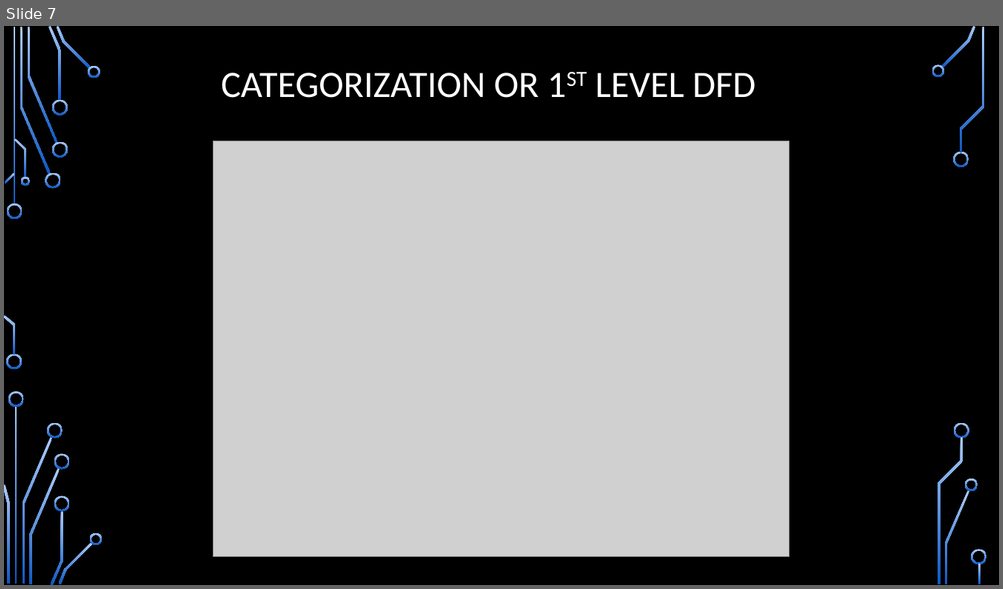
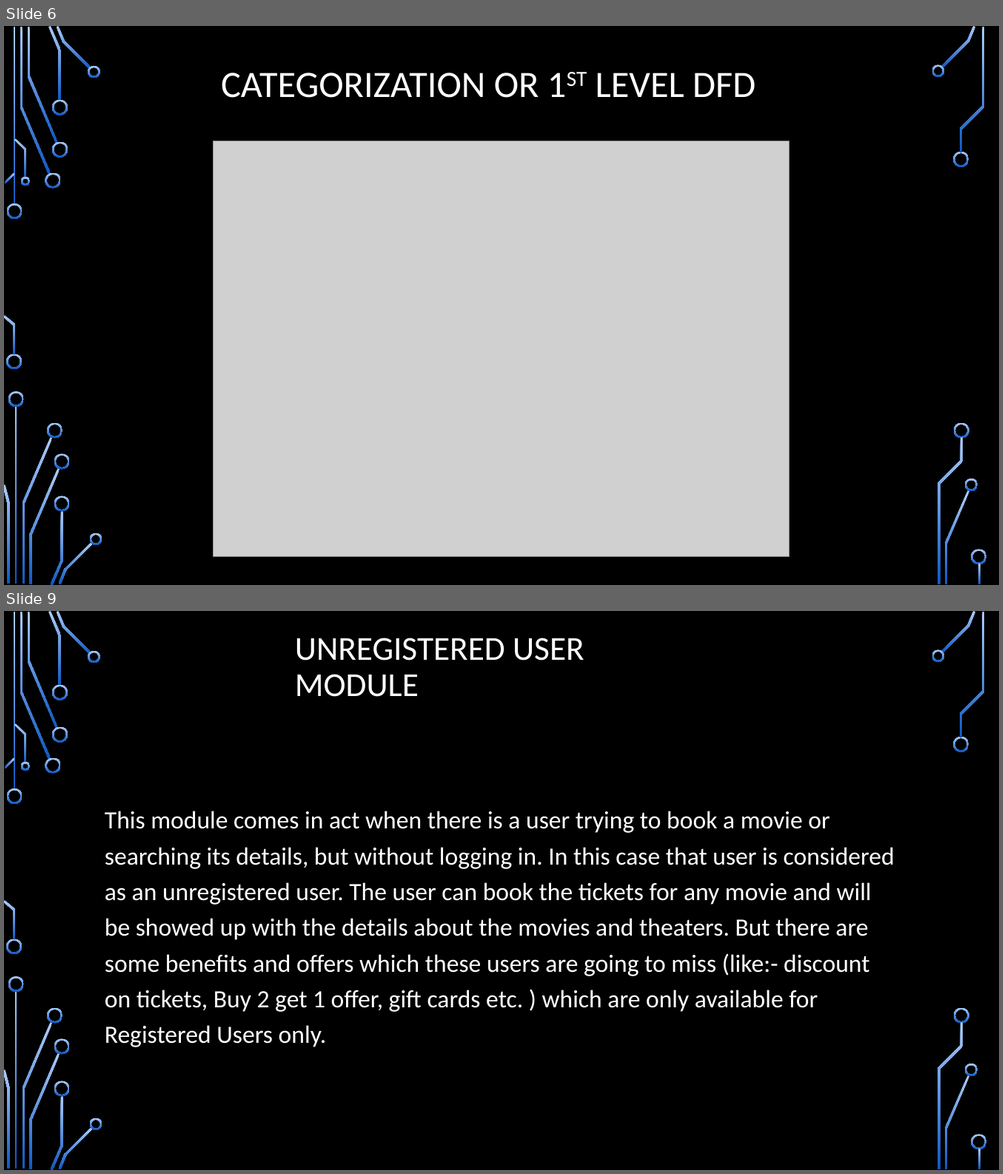
Before and after one commit to vyasaman/movie-ticket-booking, a slide deck: Movie Ticket Booking System.pptx. Shown one above the other, each under a label of ours: slide 7 before the commit, slides 6 and 9 after it; the slides between them are not shown. The pictures are 1003x589 and 1003x1174 pixels, drawn with LibreOffice and Linux fonts; fonts in the diff are those of the drawing; grey boxes stand for pictures; background and template pictures are left out. Boxes give left, top, right and bottom in pixels: in the first picture for what was removed or moved away, otherwise in the second. Text is boxed around its words. In the diff, an @@ line names an element or a change of style, - is before the commit and + after.

```diff
--- a/Movie Ticket Booking System.pptx
+++ b/Movie Ticket Booking System.pptx
@@ slide 9 added at [4, 611, 999, 1170], background picture (left out); not listed: 36 template elements that a slide beside it also shows @@
@@ title added at [295, 638, 584, 697], 32.4 pt, text #FFFFFF @@
+UNREGISTERED USER MODULE
@@ text added at [105, 811, 894, 1048], 24 pt, text #FFFFFF @@
+This module comes in act when there is a user trying to book a movie or searching its details, but without logging in. In this case that user is considered as an unregistered user. The user can book the tickets for any movie and will be showed up with the details about the movies and theaters. But there are some benefits and offers which these users are going to miss (like:- discount on tickets, Buy 2 get 1 offer, gift cards etc. ) which are only available for Registered Users only.
@@ what was slide 7 is now slide 6 @@
```
Also in this commit, not shown: 6 other slides added, 2 slides removed, 4 other files.
